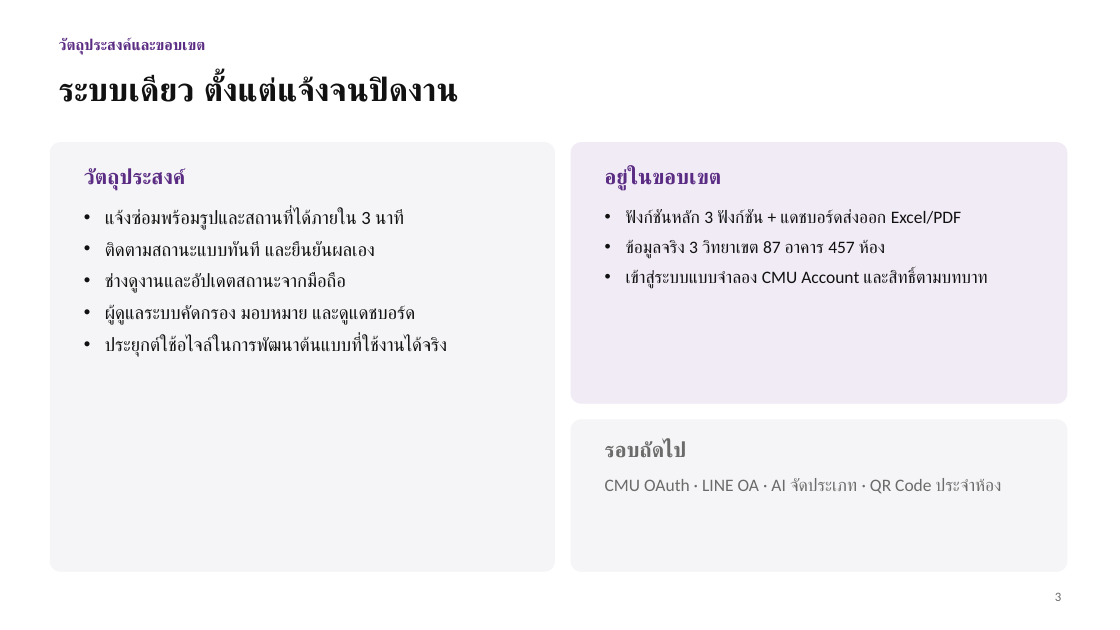
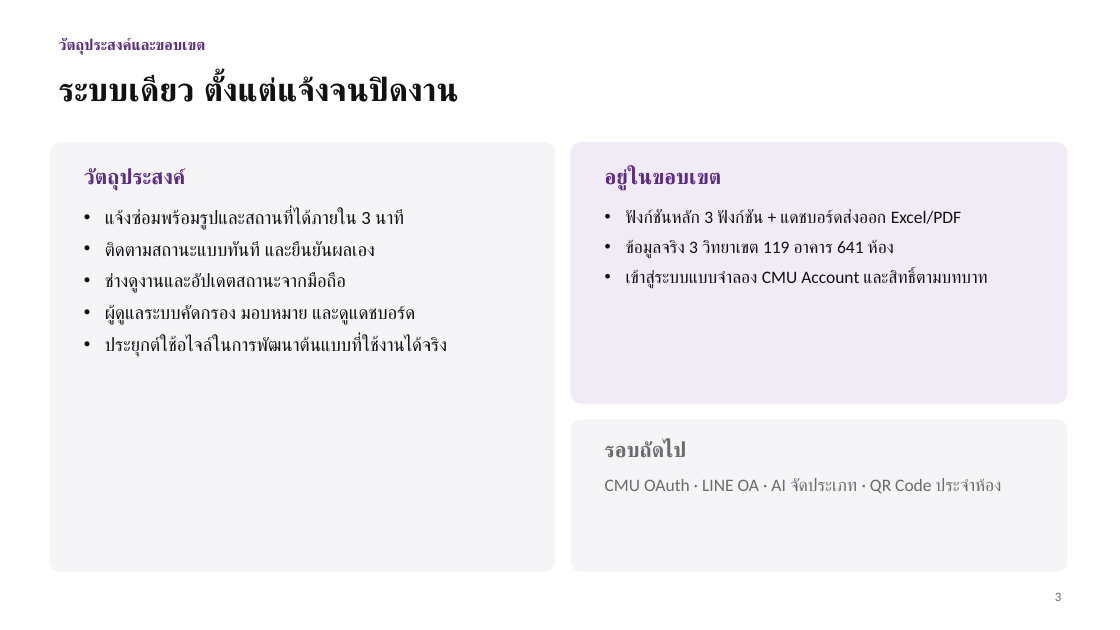
Before and after one commit to Nexzerf/SmartCMUMaintenanceSystem, a slide deck: slide 3 of report/out/สไลด์-ระบบแจ้งซ่อม-มช.pptx. Drawn at 1120x630 pixels with LibreOffice and Linux fonts; fonts in the diff are those of the drawing. Boxes give left, top, right and bottom in pixels: in the first picture for what was removed or moved away, otherwise in the second. Text is boxed around its words. In the diff, an @@ line names an element or a change of style, - is before the commit and + after.

```diff
--- a/report/out/สไลด์-ระบบแจ้งซ่อม-มช.pptx
+++ b/report/out/สไลด์-ระบบแจ้งซ่อม-มช.pptx
@@ text at [626, 240, 894, 259]: text changed @@
-• ข้อมูลจริง 3 วิทยาเขต 87 อาคาร 457 ห้อง
+• ข้อมูลจริง 3 วิทยาเขต 119 อาคาร 641 ห้อง
```
Also in this commit, not shown: 1 other slide changed, 9 other files.
